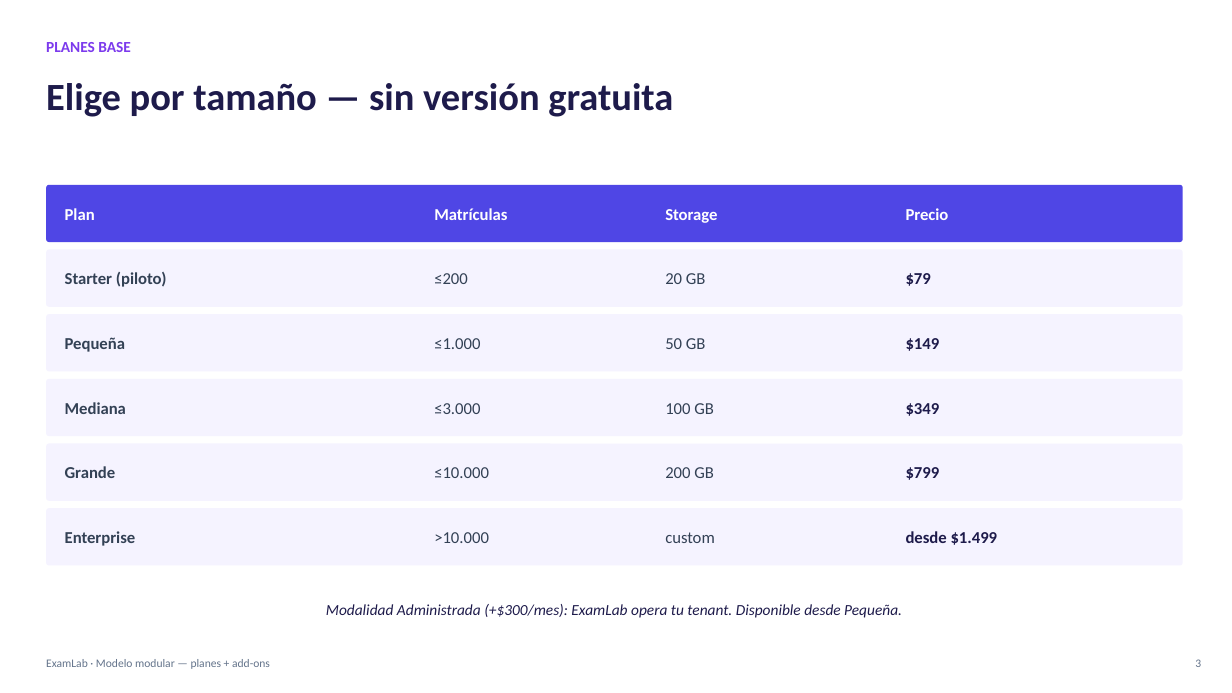
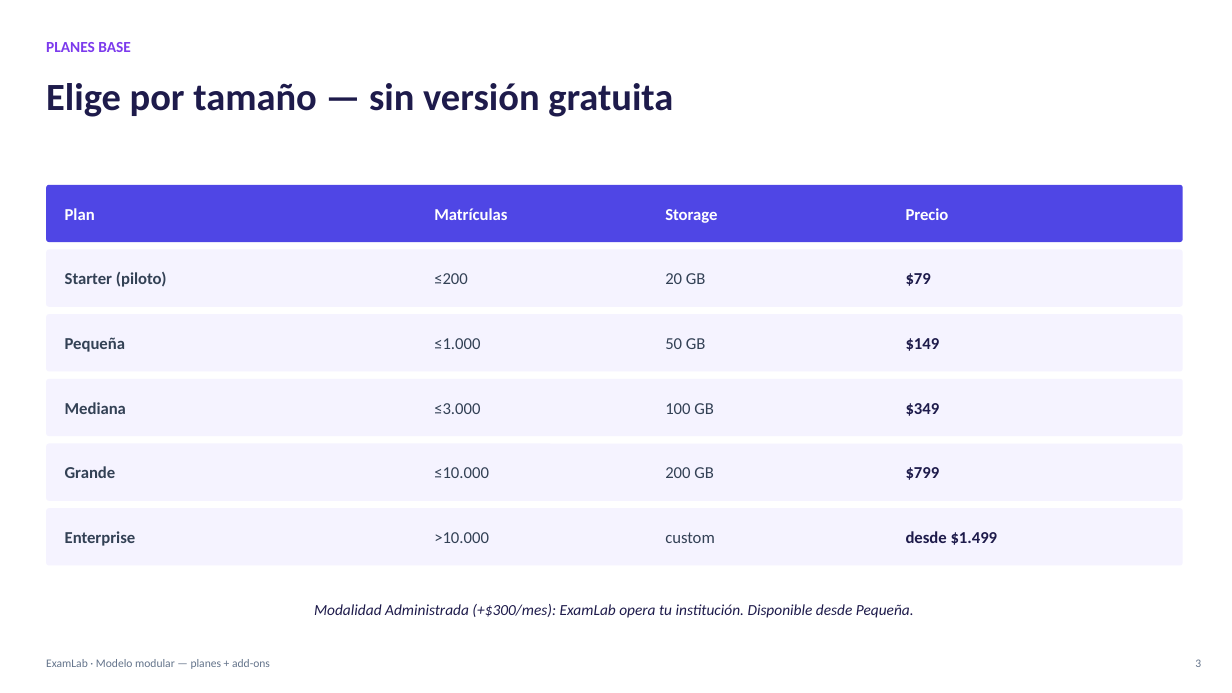
Before and after one commit to AndresDFX/examlab, a slide deck: slide 3 of docs/demos/presentacion/ExamLab-Presentacion-Modelo-Modular.pptx. Drawn at 1232x693 pixels with LibreOffice and Linux fonts; fonts in the diff are those of the drawing. Boxes give left, top, right and bottom in pixels: in the first picture for what was removed or moved away, otherwise in the second. Text is boxed around its words. In the diff, an @@ line names an element or a change of style, - is before the commit and + after.

```diff
--- a/docs/demos/presentacion/ExamLab-Presentacion-Modelo-Modular.pptx
+++ b/docs/demos/presentacion/ExamLab-Presentacion-Modelo-Modular.pptx
@@ text at <box>314,604,914,618</box>: text changed @@
-Modalidad Administrada (+$300/mes): ExamLab opera tu tenant. Disponible desde Pequeña.
+Modalidad Administrada (+$300/mes): ExamLab opera tu institución. Disponible desde Pequeña.
```
Also in this commit, not shown: 1 other slide changed, 6 other files.
